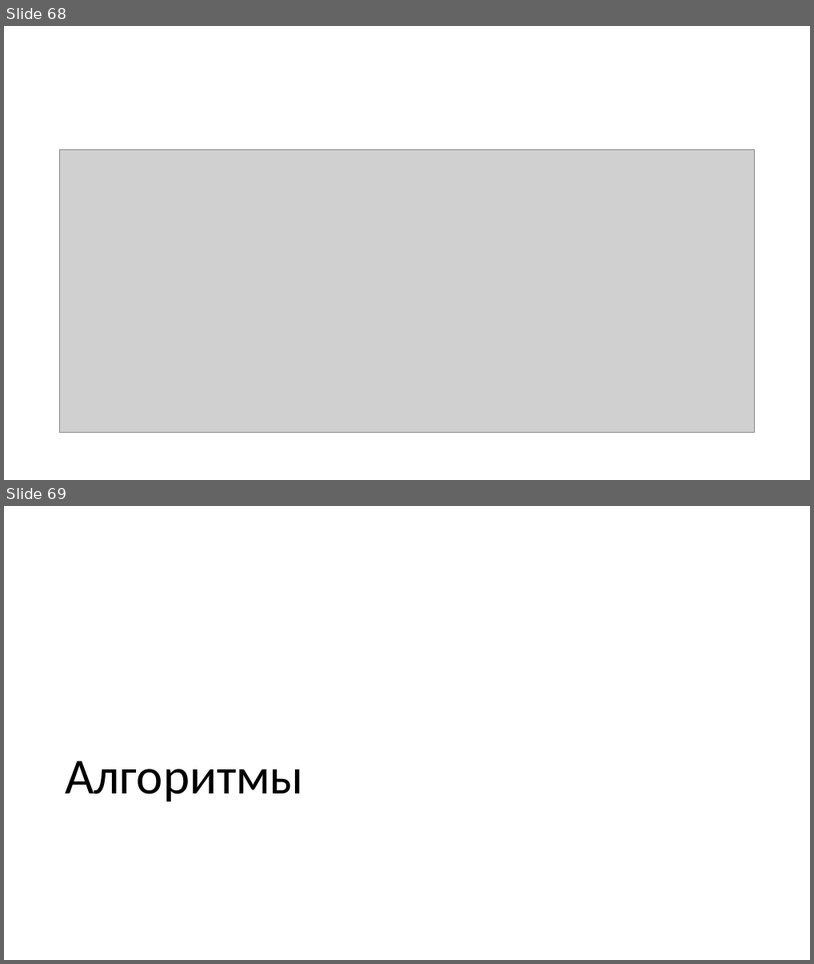
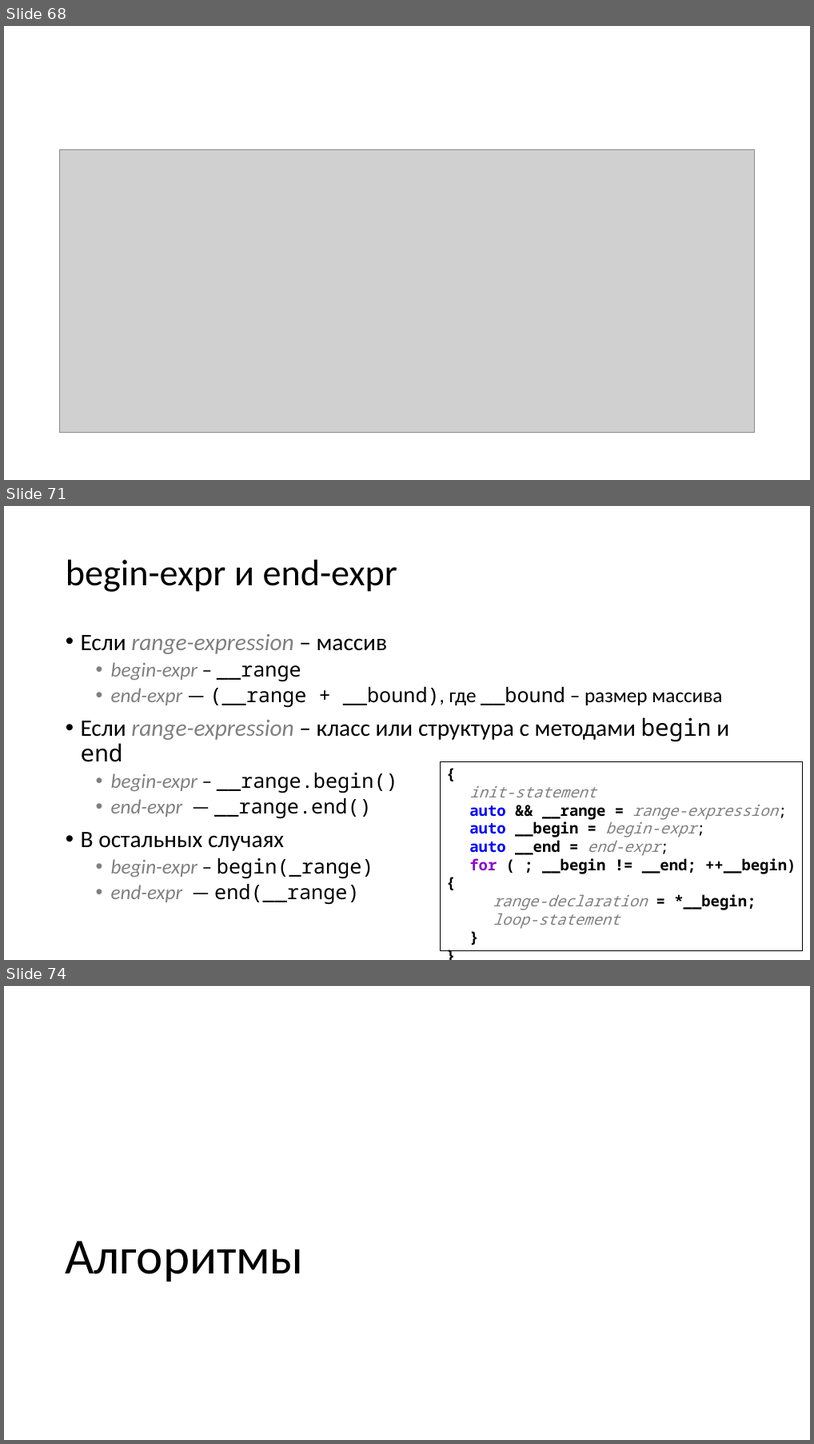
Before and after one commit to alexey-malov/oop, a slide deck: lectures/01/Стандартная библиотека.pptx. Shown one above the other, each under a label of ours: slides 68 and 69 before the commit, slides 68, 71 and 74 after it; the slides between them are not shown. The pictures are 814x964 and 814x1444 pixels, drawn with LibreOffice and Linux fonts; fonts in the diff are those of the drawing; grey boxes stand for pictures. Boxes give left, top, right and bottom in pixels: in the first picture for what was removed or moved away, otherwise in the second. Text is boxed around its words. In the diff, an @@ line names an element or a change of style, - is before the commit and + after.

```diff
--- a/lectures/01/Стандартная библиотека.pptx
+++ b/lectures/01/Стандартная библиотека.pptx
@@ slide 71 added at (x1=4, y1=506, x2=810, y2=960), background #FFFFFF @@
@@ title added at (x1=66, y1=560, x2=398, y2=592), 44 pt, text #000000 @@
+begin-expr и end-expr
@@ text added at (x1=81, y1=634, x2=730, y2=904), 24 pt, text #000000 @@
+• Если range-expression – массив
+  • begin-expr – __range
+  • end-expr — (__range + __bound), где __bound – размер массива
+• Если range-expression – класс или структура с методами begin и end
+  • begin-expr – __range.begin()
+  • end-expr — __range.end()
+• В остальных случаях
+  • begin-expr – begin(_range)
+  • end-expr — end(__range)
@@ rectangle added at (x1=441, y1=761, x2=802, y2=951), fill #FFFFFF, outline #000000 1 pt, 18 pt, text #808080 @@
+{
+init-statement
+auto && __range = range-expression;
+auto __begin = begin-expr;
+auto __end = end-expr;
+for ( ; __begin != __end; ++__begin) {
+range-declaration = *__begin;
+loop-statement
+}
+}
@@ what was slide 69 is now slide 74 @@
```
Also in this commit, not shown: 3 slides changed, 4 other slides added, 7 other files.
